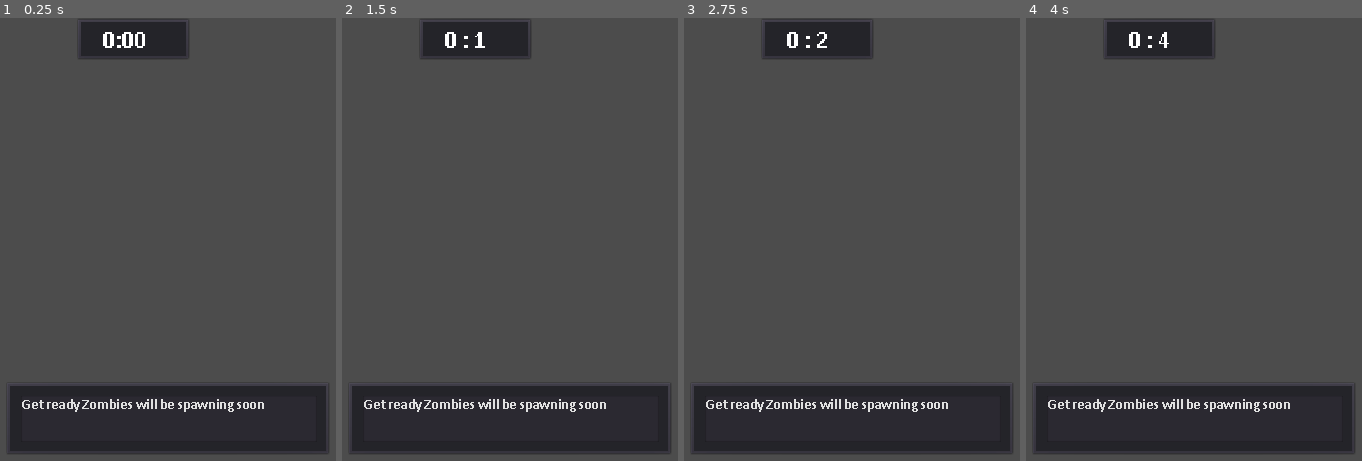
Above: before the commit, frames 1-4 (left to right).
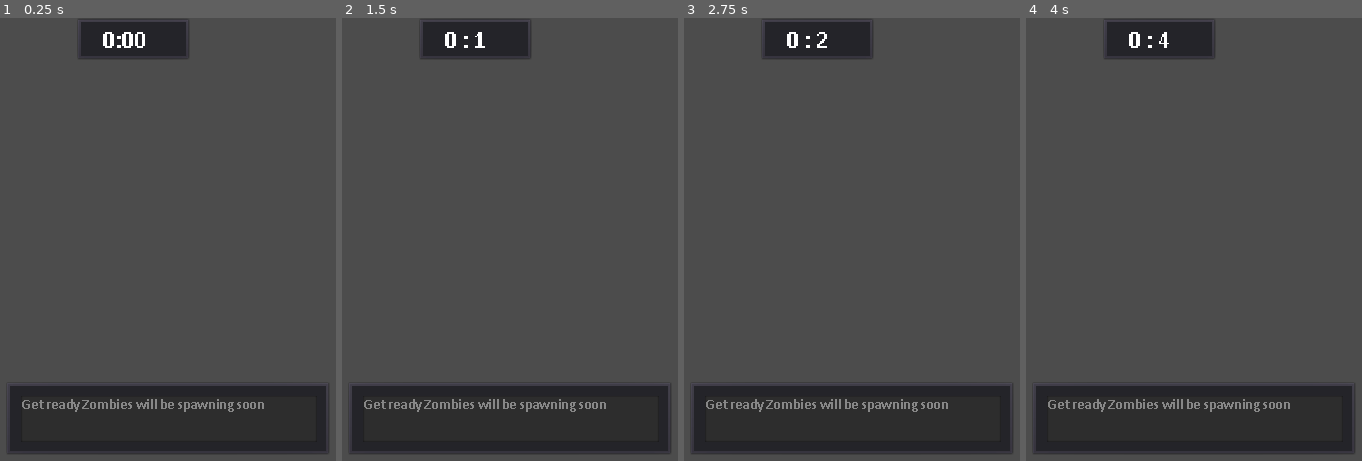
Above: after the commit, the same moments.

Repository: superRaptor911/WarZone_2
Game: Godot game, scene res://Objects/SURVIVAL_mode.tscn
Two runs of this game, one before a commit and one after it. Both use one fixed random seed, a clock stepped at 60 frames per second and the inputs below. This scene is started directly instead of the project's main scene.
Inputs (mouse positions are in pixels of both pictures, inside the frame that each line leads up to):
- Up to frame 1 (0.25 s): no input
- Up to frame 2 (1.5 s): tap Enter at 0.5 s; move the mouse to (651, 221) at 0.52 s; hold Right (ui_right) 0.53-1.25 s; click (651, 221) at 0.67 s; tap Space at 1.25 s; drag from (outside the picture) to (436, 332) at 1.27 s
- Up to frame 3 (2.75 s): tap Enter at 2 s; move the mouse to (895, 142) at 2.02 s; hold Right (ui_right) from 2.03 s (still down)
- Up to frame 4 (4 s): release Right (ui_right) at 2.75 s; tap Space at 2.75 s; drag from (1120, 332) to (outside the picture) at 2.77 s; tap Enter at 3.5 s; move the mouse to (outside the picture) at 3.52 s; hold Left (ui_left) from 3.53 s (still down)

The runs differ from the first frame. In frame 1, 0.6% of the frame differs, in the area x 6-79%, y 86-89%; in frame 2, 0.6%; in frame 3, 0.6%; in frame 4, 0.6%.

Commit message:
fixes #10

Diff:
--- a/Network/game_states.gd
+++ b/Network/game_states.gd
@@ -17,7 +17,7 @@
 
 
 var game_status = {
-	game_v = "1.0"
+	game = "1.0"
 }
 
 #game settings
@@ -67,7 +67,7 @@
 }
 
 func _ready():
-	if not load_data("user://status.dat").has("game_v"):
+	if not load_data("user://status.dat").has("game"):
 		save_settings()
 		save_data("user://status.dat",game_status)
 		save_data("user://pinfo.dat",player_data)
--- a/Objects/Graphics/Shadows.tres
+++ b/Objects/Graphics/Shadows.tres
@@ -8,7 +8,7 @@
 {
 	vec4 clr = vec4(1) - texture(TEXTURE, UV).rgba;
 
-	COLOR.rgb = textureLod(SCREEN_TEXTURE, SCREEN_UV, 0.0).rgb;// * clr.r ;
+	COLOR.rgb = textureLod(SCREEN_TEXTURE, SCREEN_UV, 0.0).rgb * clr.r ;
 	//COLOR.a = texture(TEXTURE, UV).a;
 }"
 
--- a/Objects/SURVIVAL_mode.gd
+++ b/Objects/SURVIVAL_mode.gd
@@ -29,6 +29,8 @@
 #this signal is emitted when spawning process is complete
 signal zm_spawn_complete
 
+var hud_message_timer : Timer
+
 #ready
 func _ready():
 	#potential bug
@@ -41,7 +43,11 @@
 		connect("change_level",self,"_on_level_complete")
 		connect("zombies_wiped_out",self,"_on_zm_wiped_out")
 		emit_signal("change_level")
-
+		hud_message_timer = Timer.new()
+		hud_message_timer.wait_time = 5.0
+		hud_message_timer.one_shot = true
+		hud_message_timer.connect("timeout",self,"_on_hud_timeout")
+		add_child(hud_message_timer)
 
 
 #spawn zombies
@@ -100,9 +106,14 @@
 		$zm_spawn_dl.start()
 	else:
 		emit_signal("zm_spawn_complete")
-		rpc("_sync_msg_panel",false)
+
+
+
+func _on_hud_timeout():
+	rpc("_sync_msg_panel",false)
 
 func _on_zm_wiped_out():
+	hud_message_timer.start()
 	rpc("_sync_msg_panel",true)
 	emit_signal("change_level")
 
--- a/Objects/SURVIVAL_mode.tscn
+++ b/Objects/SURVIVAL_mode.tscn
@@ -28,6 +28,7 @@
 margin_bottom = 89.0
 custom_fonts/font = ExtResource( 2 )
 text = "Get ready Zombies will be spawning soon"
+readonly = true
 
 [node name="timer" type="PanelContainer" parent="."]
 anchor_left = 0.5
--- a/Objects/Temp/TestMap.tscn
+++ b/Objects/Temp/TestMap.tscn
@@ -96,6 +96,6 @@
 position = Vector2( 208, 720 )
 
 [node name="Light2D" type="Light2D" parent="."]
-position = Vector2( 658.444, 671.75 )
+position = Vector2( 661.873, 655.46 )
 scale = Vector2( 1.77895, 1.77895 )
 texture = ExtResource( 4 )
